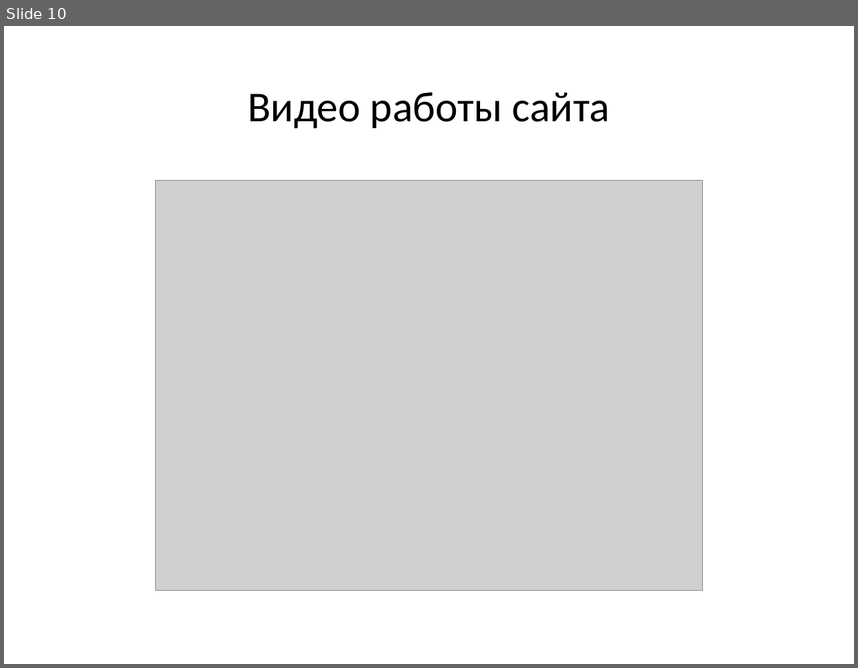
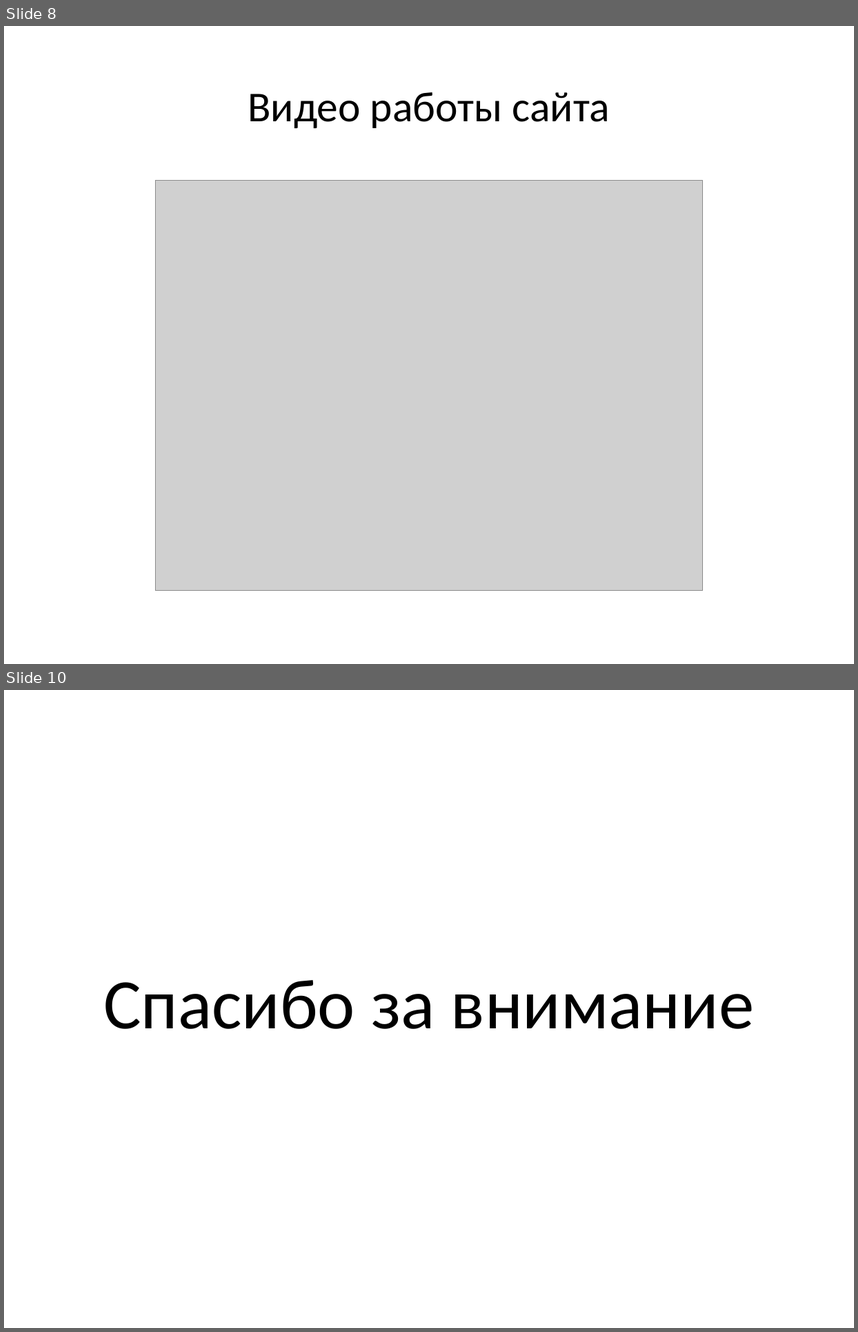
Before and after one commit to tiunov2008/web-navigator, a slide deck: project.pptx. Shown one above the other, each under a label of ours: slide 10 before the commit, slides 8 and 10 after it; the slides between them are not shown. The pictures are 858x668 and 858x1332 pixels, drawn with LibreOffice and Linux fonts; fonts in the diff are those of the drawing; grey boxes stand for pictures. Boxes give left, top, right and bottom in pixels: in the first picture for what was removed or moved away, otherwise in the second. Text is boxed around its words. In the diff, an @@ line names an element or a change of style, - is before the commit and + after.

```diff
--- a/project.pptx
+++ b/project.pptx
@@ slide 10 added at [4,690,854,1328], background #FFFFFF @@
@@ title added at [103,980,754,1029], 60 pt, text #000000 @@
+Спасибо за внимание
@@ what was slide 10 is now slide 8 @@
```
Also in this commit, not shown: 1 slide changed, 2 slides removed, 1 other file.
